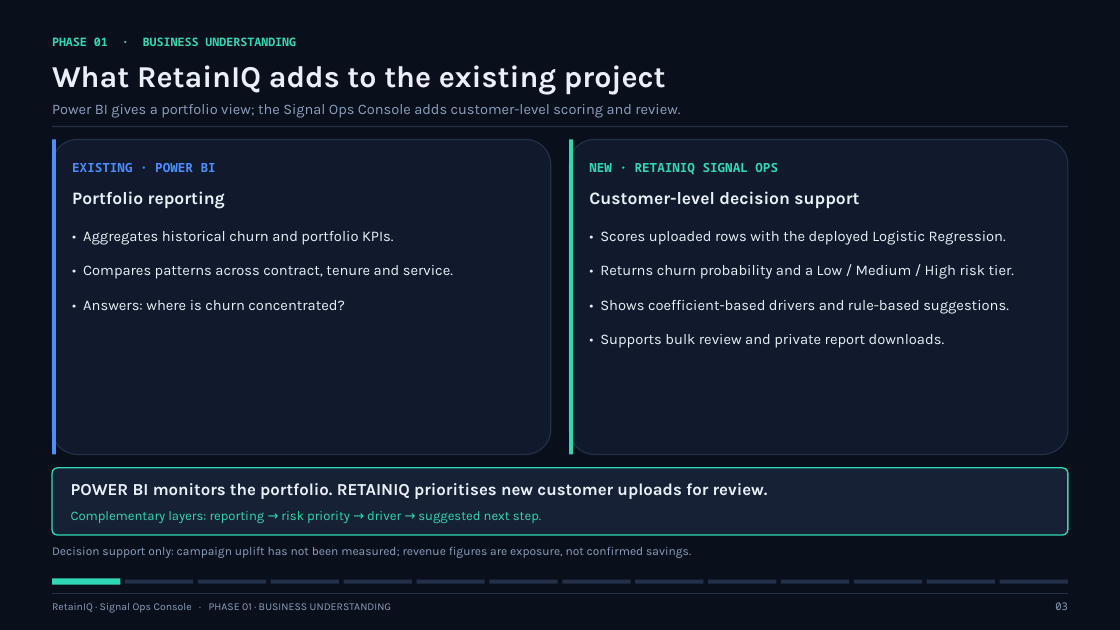
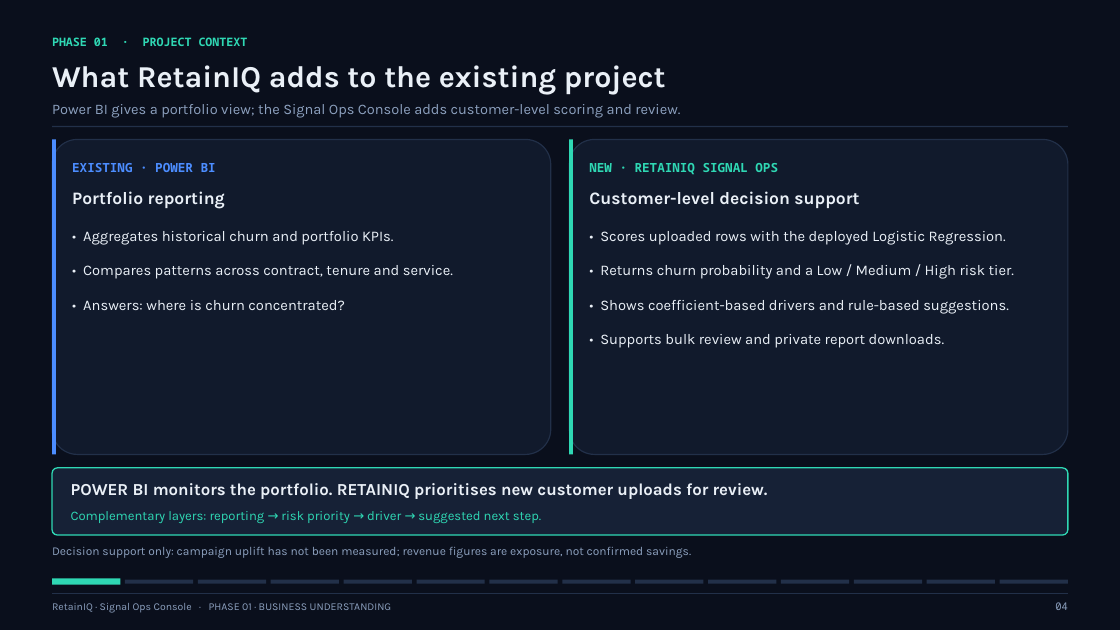
Before and after one commit to Logesh0247/RetainIQ_Signal_Ops_Console, a slide deck: slide 4 of presentation/RetainIQ_Project_Review.pptx (slide 3 before the commit). Drawn at 1120x630 pixels with LibreOffice and Linux fonts; fonts in the diff are those of the drawing. Boxes give left, top, right and bottom in pixels: in the first picture for what was removed or moved away, otherwise in the second. Text is boxed around its words. In the diff, an @@ line names an element or a change of style, - is before the commit and + after.

```diff
--- a/presentation/RetainIQ_Project_Review.pptx
+++ b/presentation/RetainIQ_Project_Review.pptx
@@ text at (52, 37, 248, 46): text changed @@
-PHASE 01 · BUSINESS UNDERSTANDING
+PHASE 01 · PROJECT CONTEXT
@@ text at (1055, 602, 1068, 610): text changed @@
-03
+04
```
Also in this commit, not shown: 16 other slides changed, 1 slide added, 2 other files.
